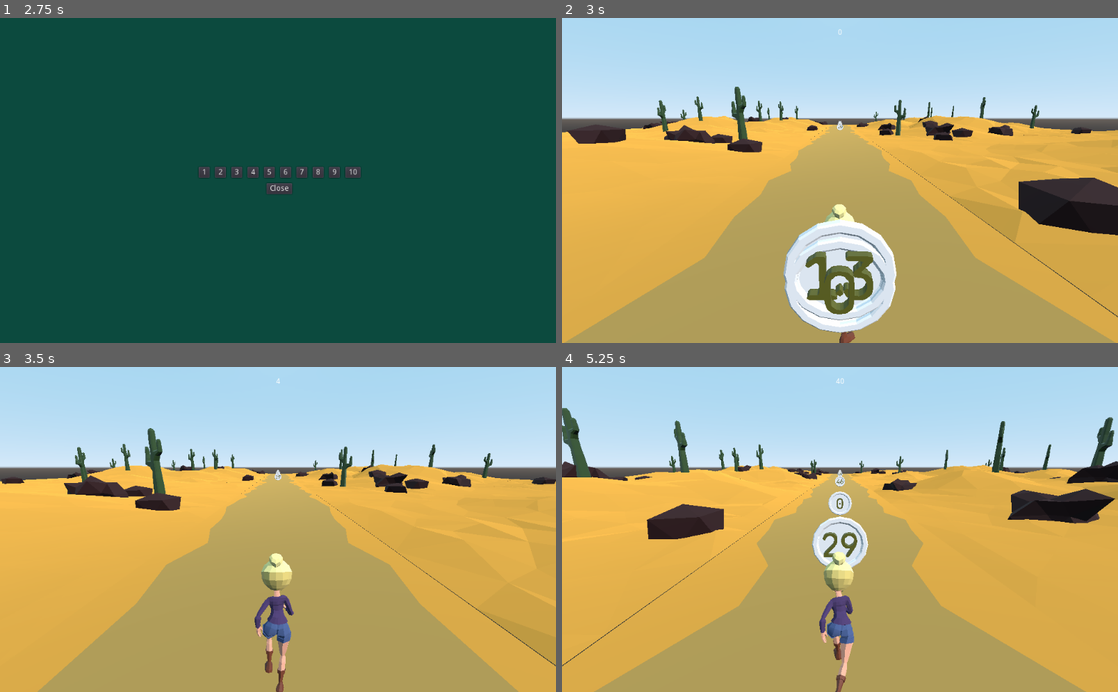
Above: before the commit, frames 1-4 (two rows, left to right).
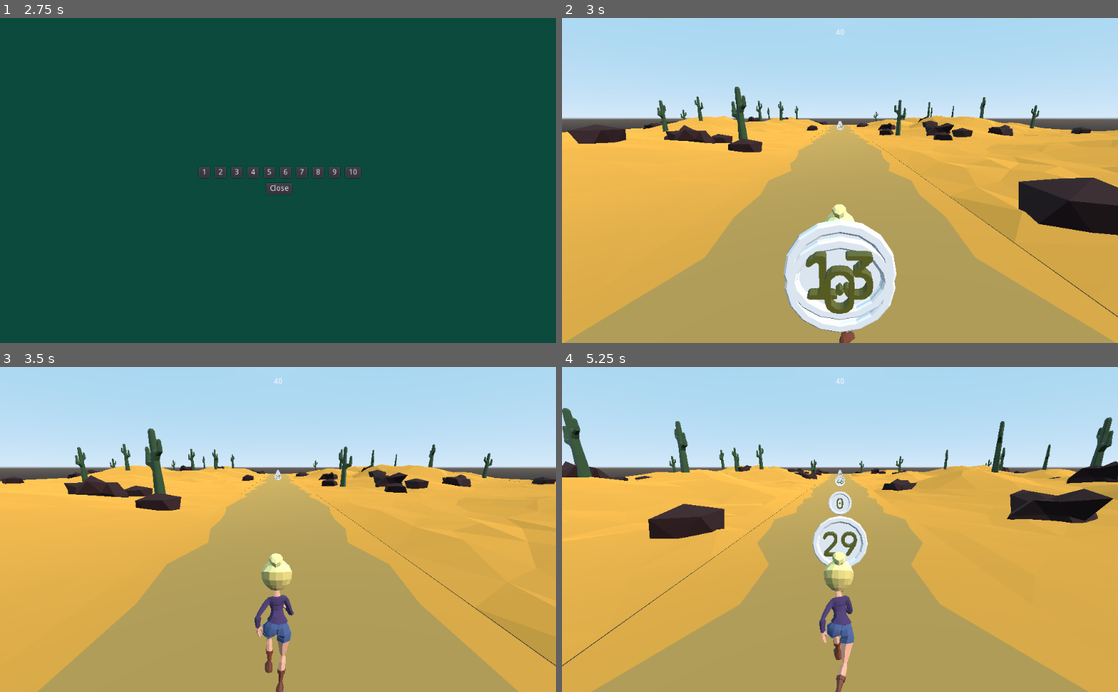
Above: after the commit, the same moments.

Repository: rans0000/math-runner
Game: Godot game, scene res://ui/MainMenu/MainMenu.tscn
The game is run twice, just before and just after one commit, with the same random seed, the same clock (stepped at 60 frames per second) and the same inputs.
Inputs:
- Up to frame 1 (2.75 s): click "1 Player" at 0.5 s; click "1 Player" at 1.25 s; click "2 Player" at 2 s
- Up to frame 2 (3 s): click "1" at 2.75 s
- Up to frame 3 (3.5 s): no input
- Up to frame 4 (5.25 s): no input

Frame 1 is identical in both runs. In frame 2, 0.5% of the frame differs, in the area x 1-100%, y 3-100%; in frame 3, 0.2%; in frame 4, 1.1%, in the area x 0-100%, y 12-100%.

Commit message:
add timer to reset speed buff/debuff

Diff:
--- a/Player/Player.gd
+++ b/Player/Player.gd
@@ -4,7 +4,7 @@
 signal detect_obsolete_floor(z_pos, platform)
 
 enum SIDE {LEFT = -1, CENTER = 0, RIGHT = 1}
-export(int) var FORWARD_SPEED_REGULAR = 20
+export(int) var FORWARD_SPEED_REGULAR = 15
 export(int) var FORWARD_SPEED_BONUS = 40
 export(int) var FORWARD_SPEED_PENALTY = 5
 var id
@@ -32,6 +32,7 @@
 onready var animation_tree = $AnimationTree
 onready var left_feeler = $LeftFeeler
 onready var right_feeler = $RightFeeler
+onready var speed_timer = $SpeedTimer
 
 
 
@@ -44,7 +45,8 @@
 func _physics_process(delta):
 	move_player(delta)
 	check_floor()
-	score_card.set_distance(-transform.origin.z)
+#	score_card.set_distance(-transform.origin.z)
+	score_card.set_distance(forward_speed)
 	pass
 
 
@@ -127,10 +129,17 @@
 func slow_down():
 	animation_tree.set(anim_head_hit, true)
 	forward_speed = FORWARD_SPEED_PENALTY
+	speed_timer.start()
 	pass
 
 
 
 func sprint():
 	forward_speed = FORWARD_SPEED_BONUS
+	speed_timer.start()
 	pass
+
+
+func _on_SpeedTimer_timeout():
+	forward_speed = FORWARD_SPEED_REGULAR
+	pass
--- a/Player/Player.tscn
+++ b/Player/Player.tscn
@@ -63,22 +63,22 @@
 
 [sub_resource type="AnimationNodeBlendTree" id=13]
 graph_offset = Vector2( -123.6, -27.2 )
-nodes/anim_coin_hit/node = SubResource( 5 )
+nodes/anim_coin_hit/node = SubResource( 1 )
 nodes/anim_coin_hit/position = Vector2( -160, 280 )
-nodes/anim_head_hit_oneshot/node = SubResource( 6 )
+nodes/anim_head_hit_oneshot/node = SubResource( 2 )
 nodes/anim_head_hit_oneshot/position = Vector2( 400, 100 )
-nodes/anim_stance/node = SubResource( 10 )
+nodes/anim_stance/node = SubResource( 6 )
 nodes/anim_stance/position = Vector2( -60, -20 )
-nodes/anim_strafe/node = SubResource( 3 )
+nodes/anim_strafe/node = SubResource( 9 )
 nodes/anim_strafe/position = Vector2( -60, 120 )
-nodes/anim_strafe_oneshot/node = SubResource( 4 )
+nodes/anim_strafe_oneshot/node = SubResource( 10 )
 nodes/anim_strafe_oneshot/position = Vector2( 160, 20 )
 nodes/anim_victory/node = SubResource( 11 )
 nodes/anim_victory/position = Vector2( 400, 300 )
 nodes/anim_victory_oneshot/node = SubResource( 12 )
 nodes/anim_victory_oneshot/position = Vector2( 680, 120 )
 nodes/output/position = Vector2( 980, 120 )
-node_connections = [ "output", 0, "anim_victory_oneshot", "anim_head_hit_oneshot", 0, "anim_strafe_oneshot", "anim_head_hit_oneshot", 1, "anim_coin_hit", "anim_victory_oneshot", 0, "anim_head_hit_oneshot", "anim_victory_oneshot", 1, "anim_victory", "anim_strafe_oneshot", 0, "anim_stance", "anim_strafe_oneshot", 1, "anim_strafe" ]
+node_connections = [ "output", 0, "anim_victory_oneshot", "anim_victory_oneshot", 0, "anim_head_hit_oneshot", "anim_victory_oneshot", 1, "anim_victory", "anim_strafe_oneshot", 0, "anim_stance", "anim_strafe_oneshot", 1, "anim_strafe", "anim_head_hit_oneshot", 0, "anim_strafe_oneshot", "anim_head_hit_oneshot", 1, "anim_coin_hit" ]
 
 [sub_resource type="CapsuleShape" id=14]
 radius = 0.3
@@ -164,3 +164,8 @@
 enabled = true
 cast_to = Vector3( 1.5, 0, 0 )
 collision_mask = 4
+
+[node name="SpeedTimer" type="Timer" parent="."]
+wait_time = 3.0
+one_shot = true
+[connection signal="timeout" from="SpeedTimer" to="." method="_on_SpeedTimer_timeout"]
Not shown: 1 places in Player/Player.tscn that only renumber resources
